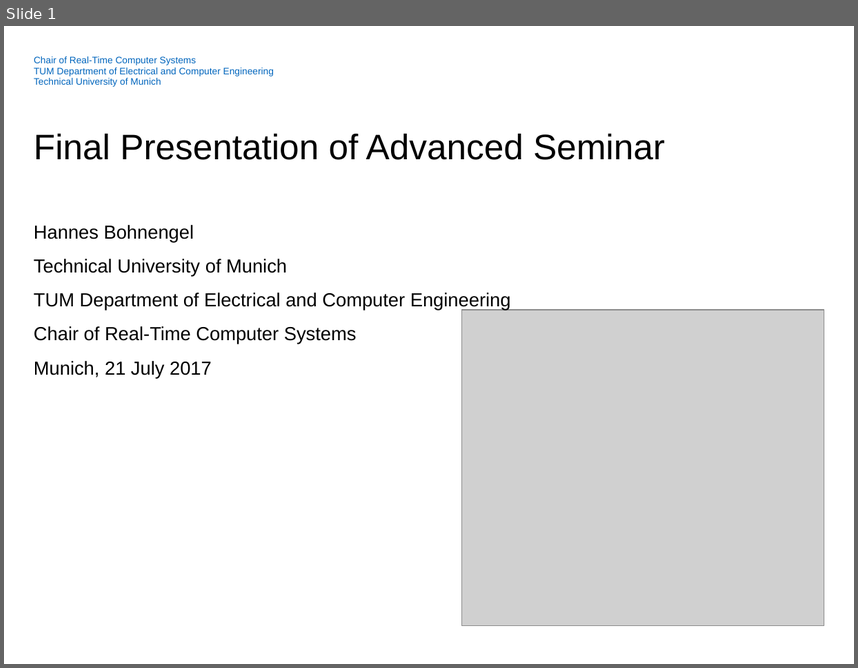
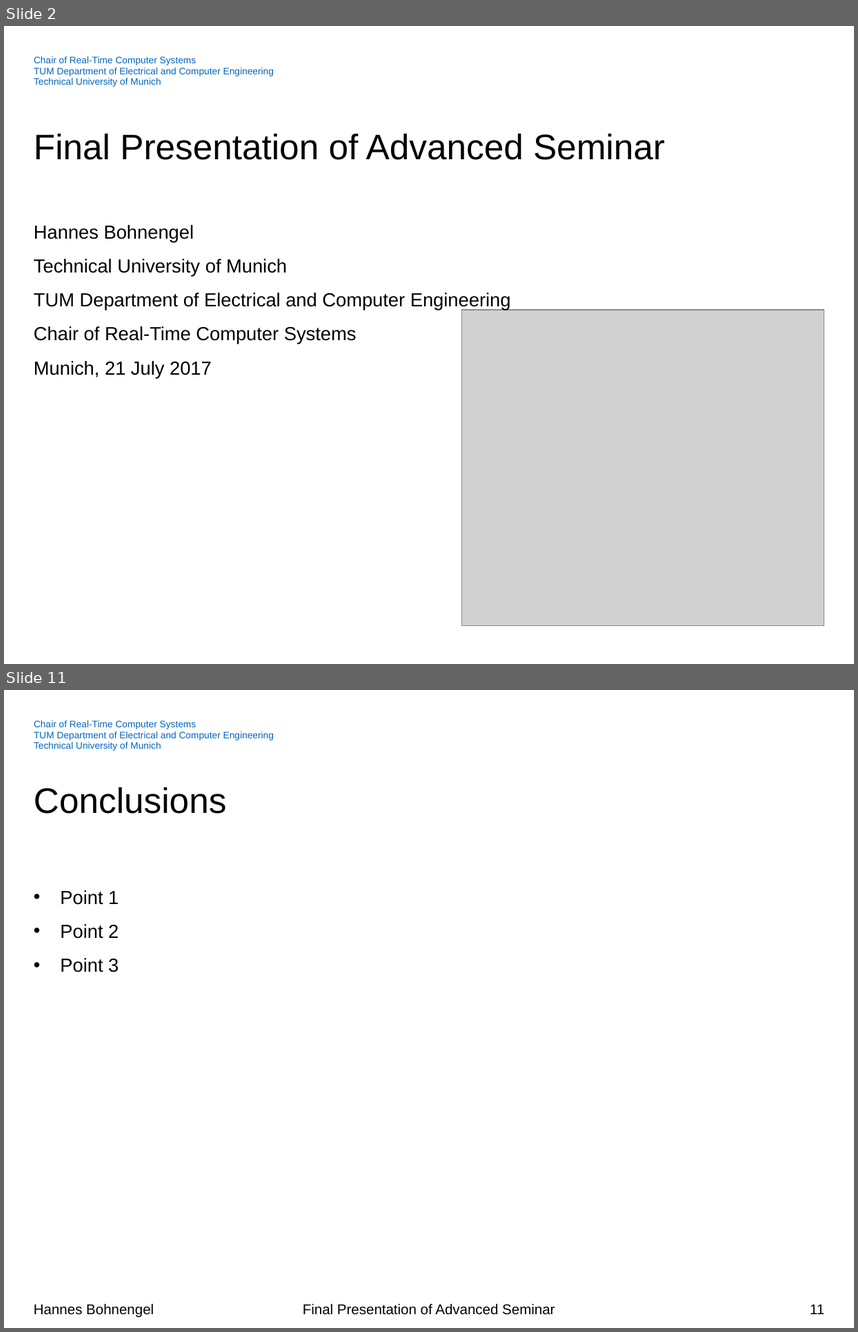
Before and after one commit to hannesb0/deeplearning, a slide deck: pres/Final_Presentation_V01.pptx. Shown one above the other, each under a label of ours: slide 1 before the commit, slides 2 and 11 after it; the slides between them are not shown. The pictures are 858x668 and 858x1332 pixels, drawn with LibreOffice and Linux fonts; fonts in the diff are those of the drawing; grey boxes stand for pictures; background and template pictures are left out. Boxes give left, top, right and bottom in pixels: in the first picture for what was removed or moved away, otherwise in the second. Text is boxed around its words. In the diff, an @@ line names an element or a change of style, - is before the commit and + after.

```diff
--- a/pres/Final_Presentation_V01.pptx
+++ b/pres/Final_Presentation_V01.pptx
@@ slide 11 added at [4,690,854,1328], background #FFFFFF; not listed: 1 template element that a slide beside it also shows @@
@@ title added at [34,787,226,814], 30 pt, text #000000 @@
+Conclusions
@@ text added at [60,890,119,972], 16 pt, text #000000 @@
+• Point 1
+• Point 2
+• Point 3
@@ text added at [34,1303,154,1317], 12 pt, text #000000 @@
+Hannes Bohnengel
@@ text added at [303,1303,555,1314], 12 pt, text #000000 @@
+Final Presentation of Advanced Seminar
@@ page number added at [810,1304,824,1314], 12 pt, text #000000 @@
+11
@@ what was slide 1 is now slide 2 @@
```
Also in this commit, not shown: 5 slides changed, 5 other slides added.
